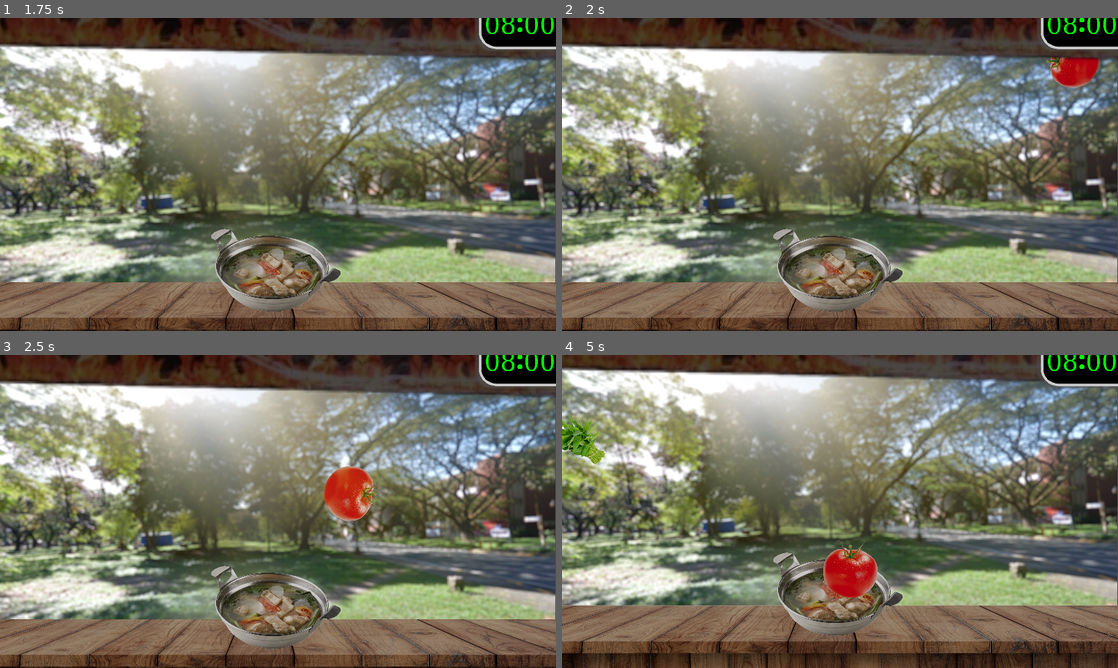
Above: before the commit, frames 1-4 (two rows, left to right).
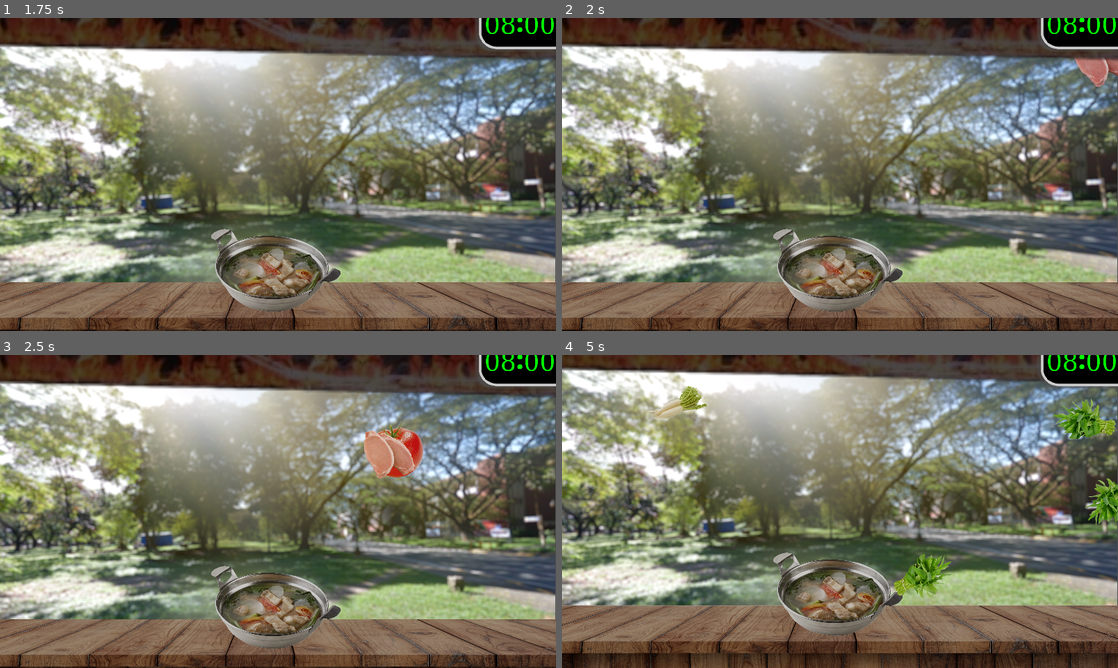
Above: after the commit, the same moments.

Repository: FlamingHerb/develup-chapter-1-quest
Game: Godot game, scene res://scenes/main_menu.tscn
Two runs of this game, one before a commit and one after it. Both use one fixed random seed, a clock stepped at 60 frames per second and the inputs below. The engine's default icon, where the game draws it, is replaced by a stand-in: a white triangle on a blue panel in a dark square. Sound files missing from this copy of the repository are replaced by a short silence.
Inputs (mouse positions are in pixels of both pictures, inside the frame that each line leads up to):
- Up to frame 1 (1.75 s): click "Ambatucook" at 0.5 s; tap Enter at 1.25 s; move the mouse to (400, 158) at 1.27 s; click (400, 158) at 1.42 s; tap Space at 1.52 s
- Up to frame 2 (2 s): no input
- Up to frame 3 (2.5 s): move the mouse to (505, 398) at 2.02 s; click (505, 398) at 2.17 s; tap Space at 2.27 s
- Up to frame 4 (5 s): move the mouse to (1062, 417) at 2.77 s; click (1062, 417) at 2.92 s; move the mouse to (812, 574) at 3.52 s; click (812, 574) at 3.67 s; tap Space at 3.77, 4.52 s; move the mouse to (1006, 558) at 4.27 s; click (1006, 558) at 4.42 s

Frame 1 is identical in both runs. In frame 2, 1.0% of the frame differs, in the area x 86-100%, y 12-23%; in frame 3, 2.6%; in frame 4, 4.3%, in the area x 0-100%, y 9-78%.

Commit message:
feat: core mechanics added

Diff:
--- a/scenes/game_main.tscn
+++ b/scenes/game_main.tscn
@@ -12,6 +12,7 @@
 [ext_resource type="Script" path="res://scripts/screen_tint.gd" id="10_6w0uc"]
 [ext_resource type="Texture2D" uid="uid://stoy8dp481gx" path="res://scripts/daynightcycle-gradient-texture.tres" id="11_5bvha"]
 [ext_resource type="FontFile" uid="uid://7dxyuf2yu41a" path="res://fonts/pipanganan.otf" id="12_gm7aq"]
+[ext_resource type="StyleBox" uid="uid://c41n44aj7nu4l" path="res://scenes/themes/combo_panel.tres" id="12_ir30y"]
 
 [sub_resource type="CapsuleShape2D" id="CapsuleShape2D_goop2"]
 radius = 45.0
@@ -34,20 +35,11 @@
 shader_parameter/seed = 5.0
 
 [sub_resource type="RectangleShape2D" id="RectangleShape2D_35bjr"]
-size = Vector2(1603, 145)
-
-[sub_resource type="StyleBoxFlat" id="StyleBoxFlat_x5hht"]
-bg_color = Color(0.207843, 0.207843, 0.207843, 1)
-corner_radius_bottom_right = 35
+size = Vector2(3068, 145)
 
 [sub_resource type="LabelSettings" id="LabelSettings_nyyn1"]
 font = ExtResource("12_gm7aq")
 font_size = 32
-
-[sub_resource type="LabelSettings" id="LabelSettings_4acwb"]
-font = ExtResource("12_gm7aq")
-font_size = 64
-font_color = Color(1, 1, 0, 1)
 
 [sub_resource type="StyleBoxFlat" id="StyleBoxFlat_aa8wr"]
 bg_color = Color(0, 0, 0, 1)
@@ -76,6 +68,60 @@
 font = ExtResource("12_gm7aq")
 font_size = 52
 font_color = Color(1, 0, 0, 1)
+
+[sub_resource type="Animation" id="Animation_bf6oq"]
+resource_name = "show_combo"
+length = 0.5
+tracks/0/type = "value"
+tracks/0/imported = false
+tracks/0/enabled = true
+tracks/0/path = NodePath("UIStuff/ComboPanel:position")
+tracks/0/interp = 1
+tracks/0/loop_wrap = true
+tracks/0/keys = {
+"times": PackedFloat32Array(0, 0.5),
+"transitions": PackedFloat32Array(0.329877, 1),
+"update": 0,
+"values": [Vector2(-280, 0), Vector2(0, 0)]
+}
+
+[sub_resource type="Animation" id="Animation_v4jiy"]
+length = 0.001
+tracks/0/type = "value"
+tracks/0/imported = false
+tracks/0/enabled = true
+tracks/0/path = NodePath("UIStuff/ComboPanel:position")
+tracks/0/interp = 1
+tracks/0/loop_wrap = true
+tracks/0/keys = {
+"times": PackedFloat32Array(0),
+"transitions": PackedFloat32Array(1),
+"update": 0,
+"values": [Vector2(-280, 0)]
+}
+
+[sub_resource type="Animation" id="Animation_esw2s"]
+resource_name = "hide_combo"
+length = 0.5
+tracks/0/type = "value"
+tracks/0/imported = false
+tracks/0/enabled = true
+tracks/0/path = NodePath("UIStuff/ComboPanel:position")
+tracks/0/interp = 1
+tracks/0/loop_wrap = true
+tracks/0/keys = {
+"times": PackedFloat32Array(0, 0.5),
+"transitions": PackedFloat32Array(0.329877, 1),
+"update": 0,
+"values": [Vector2(0, 0), Vector2(-280, 0)]
+}
+
+[sub_resource type="AnimationLibrary" id="AnimationLibrary_cyq48"]
+_data = {
+"RESET": SubResource("Animation_v4jiy"),
+"hide_combo": SubResource("Animation_esw2s"),
+"show_combo": SubResource("Animation_bf6oq")
+}
 
 [node name="GameMain" type="Node2D"]
 script = ExtResource("1_3ull0")
@@ -148,7 +194,7 @@
 position = Vector2(0, 3)
 
 [node name="Death" type="CollisionShape2D" parent="IngredientDeathZone"]
-position = Vector2(576.5, 847.5)
+position = Vector2(605, 847.5)
 shape = SubResource("RectangleShape2D_35bjr")
 debug_color = Color(0.956871, 0.119971, 0.43239, 0.42)
 
@@ -161,16 +207,15 @@
 [node name="ComboPanel" type="Panel" parent="UIStuff"]
 offset_left = -280.0
 offset_bottom = 64.0
-theme_override_styles/panel = SubResource("StyleBoxFlat_x5hht")
-
-[node name="FlavorTextPerfect" type="Label" parent="UIStuff/ComboPanel"]
+theme_override_styles/panel = ExtResource("12_ir30y")
+
+[node name="FlavorText" type="Label" parent="UIStuff/ComboPanel"]
 layout_mode = 0
 offset_left = 118.0
 offset_top = 7.0
 offset_right = 277.0
 offset_bottom = 66.0
-text = "PERFECT
-COMBOS"
+text = "COMBOS"
 label_settings = SubResource("LabelSettings_nyyn1")
 vertical_alignment = 1
 
@@ -180,8 +225,11 @@
 offset_top = -16.0
 offset_right = 113.0
 offset_bottom = 70.0
-text = "400"
-label_settings = SubResource("LabelSettings_4acwb")
+theme_override_colors/font_color = Color(0.658824, 0.658824, 0.658824, 1)
+theme_override_fonts/font = ExtResource("12_gm7aq")
+theme_override_font_sizes/font_size = 64
+text = "0
+"
 horizontal_alignment = 1
 
 [node name="TimePanel" type="Panel" parent="UIStuff"]
@@ -231,5 +279,17 @@
 text = "LUNCH TIME"
 label_settings = SubResource("LabelSettings_a06cu")
 
+[node name="Timer" type="Timer" parent="."]
+autostart = true
+
+[node name="StartOfGameTimer" type="Timer" parent="."]
+wait_time = 10.0
+
+[node name="AnimationPlayer" type="AnimationPlayer" parent="."]
+libraries = {
+"": SubResource("AnimationLibrary_cyq48")
+}
+
 [connection signal="body_entered" from="SinigangPhysicsBody" to="." method="_on_sinigang_physics_body_body_entered"]
 [connection signal="body_entered" from="IngredientDeathZone" to="." method="_on_ingredient_death_zone_body_entered"]
+[connection signal="timeout" from="Timer" to="." method="_on_timer_timeout"]
--- a/scenes/game_main/item_base.tscn
+++ b/scenes/game_main/item_base.tscn
@@ -4,9 +4,10 @@
 [ext_resource type="Texture2D" uid="uid://d01n4yb18q3yq" path="res://icon.svg" id="2_mhsqi"]
 
 [sub_resource type="CircleShape2D" id="CircleShape2D_7x3gb"]
+resource_local_to_scene = true
 
 [sub_resource type="CircleShape2D" id="CircleShape2D_if1u6"]
-radius = 67.0671
+radius = 75.0
 
 [node name="ItemBase" type="RigidBody2D"]
 script = ExtResource("1_u5cyj")
@@ -15,7 +16,7 @@
 scale = Vector2(0.5, 0.5)
 texture = ExtResource("2_mhsqi")
 
-[node name="CollisionShape2D" type="CollisionShape2D" parent="."]
+[node name="ActualHitbox" type="CollisionShape2D" parent="."]
 shape = SubResource("CircleShape2D_7x3gb")
 debug_color = Color(0.971267, 0, 0.449118, 0.42)
 
--- /dev/null
+++ b/scenes/themes/combo_panel.tres
@@ -0,0 +1,5 @@
+[gd_resource type="StyleBoxFlat" format=3 uid="uid://c41n44aj7nu4l"]
+
+[resource]
+bg_color = Color(0.207843, 0.207843, 0.207843, 1)
+corner_radius_bottom_right = 35
--- a/scripts/game_main.gd
+++ b/scripts/game_main.gd
@@ -1,8 +1,15 @@
 extends Node2D
+
+enum ComboEvent {SCORE, FALLEN, SINIDROP}
 
 @onready var projectile_group = $ProjectileGrouping
 @onready var current_time_label = $UIStuff/TimePanel/CurrentTime
 @onready var screen_tint = $ScreenTint
+@onready var animation_player = $AnimationPlayer
+
+@onready var flavor_text = $UIStuff/ComboPanel/FlavorText
+@onready var combo_count_text = $UIStuff/ComboPanel/ComboLabel
+@onready var combo_panel = $UIStuff/ComboPanel
 
 enum StartingPosition {LEFT, RIGHT}
 enum ItemType {ITEM, ENEMY}
@@ -14,6 +21,18 @@
 const min_per_hour = 60
 const game_to_irl_min = (2 * PI) / 1440
 
+# Changing stuff in the game
+var current_combo_count: int = 0
+var longest_combo_count: int = 0
+var sinigang_drops: int = 0
+var fallen_items: int = 0
+
+
+const up_maroon_color = 	Color8(123, 17, 19, 255)
+const up_green_color = 		Color8(1, 68, 33, 255)
+const up_yellow_color = 	Color8(243, 170, 44, 255)
+const default_panel_color = Color8(53, 53, 53, 255)
+const default_combo_color = Color8(168, 168, 168, 255)
 
 #===============================================================================
 # Engine Signature/Signals functions
@@ -60,6 +79,9 @@
 ## If an ingredient falls.
 func _on_ingredient_death_zone_body_entered(body: Node2D) -> void:
 	## TODO: Deduct points
+	fallen_items += 1
+	_change_combo_count(ComboEvent.FALLEN)
+
 	print("And it all fell wth.")
 	body.queue_free()
 
@@ -67,9 +89,12 @@
 ## body is item_base.gd
 func _on_sinigang_physics_body_body_entered(body: Node2D) -> void:
 	if body.is_ingredient_cut:
-		## TODO: Add scoring here.
-		pass
+		_change_combo_count(ComboEvent.SCORE)
+
 	else:
+		sinigang_drops += 1
+		_change_combo_count(ComboEvent.SINIDROP)
+
 		print("Did not cut it.")
 
 	body.queue_free()
@@ -91,3 +116,53 @@
 		text_min = str(minutes)
 
 	current_time_label.text = text_hour + ":" + text_min
+
+func _change_combo_count(combo_type: ComboEvent):
+	match combo_type:
+		ComboEvent.SCORE:
+			if current_combo_count == 0:
+				animation_player.play("show_combo")
+			current_combo_count += 1
+
+		ComboEvent.FALLEN:
+			if current_combo_count > 0:
+				animation_player.play("hide_combo")
+			current_combo_count = 0
+
+		ComboEvent.SINIDROP:
+			if current_combo_count > 0:
+				animation_player.play("hide_combo")
+			current_combo_count = 0
+
+	# Change flavor text
+	if current_combo_count == 1 or current_combo_count == 0:
+		flavor_text.text = "COMBO"
+	else:
+		flavor_text.text = "COMBOS"
+
+	# Set style of color box again.
+	var style_box = load("res://scenes/themes/combo_panel.tres")
+
+
+	# Change combo panel and text layout
+	if current_combo_count == 0:
+		combo_count_text.add_theme_color_override("font_color", default_combo_color)
+		style_box.set("bg_color", default_panel_color)
+
+	elif current_combo_count > 0 and current_combo_count <= 50:
+		combo_count_text.add_theme_color_override("font_color", default_combo_color.lerp(up_yellow_color, float(current_combo_count)/30))
+		style_box.set("bg_color", default_panel_color.lerp(up_green_color, float(current_combo_count)/30))
+
+	elif current_combo_count > 50 and current_combo_count <= 100:
+		#combo_count_text.add_theme_color_override("font_color", up_yellow_color.lerp(up_green_color, float(current_combo_count - 50)/50))
+		style_box.set("bg_color", up_green_color.lerp(up_maroon_color, float(current_combo_count - 50)/50))
+
+	print(combo_count_text.get_theme_color("font_color"))
+
+	combo_panel.add_theme_stylebox_override("panel", style_box)
+
+	# Finally, change count.
+	combo_count_text.text = str(current_combo_count)
+
+func _on_timer_timeout() -> void:
+	_new_item_spawn()
--- a/scripts/game_main/item_base.gd
+++ b/scripts/game_main/item_base.gd
@@ -31,6 +31,7 @@
 
 @onready var item_sprite = $ItemSprite
 @onready var mouse_collision = $Area2D/CollisionShape2D
+@onready var actual_hitbox = $ActualHitbox
 
 @onready var target_pos = Vector2(602, 570)
 
@@ -57,6 +58,7 @@
 	# Ingredient is indeed cut.
 	if event is InputEventMouseButton and event.pressed and event.button_index == MOUSE_BUTTON_LEFT:
 		is_ingredient_cut = true
+		actual_hitbox.shape.radius = 50
 		_change_ingredient()
 
 #===============================================================================
@@ -67,11 +69,11 @@
 func _calculate_linear_velocity() -> void:
 	# First, classify what kind of throw that is valid for this specific item
 	if (position.y >= -100 && position.y <= 400):
-		time_in_air = randi_range(1, 1.2)
+		time_in_air = randf_range(1, 1.2)
 	if (position.y > 400 && position.y <= 600):
-		time_in_air = randi_range(1.5, 2)
+		time_in_air = randf_range(1.5, 2)
 	if (position.y > 600 && position.y <= 700):
-		time_in_air = randi_range(1.7, 2.4)
+		time_in_air = randf_range(1.7, 2.4)
 
 	linear_velocity.x = (target_pos.x - position.x) / time_in_air
 	linear_velocity.y = ((target_pos.y - position.y) - ((960 * (time_in_air ** 2)) / 2)) / time_in_air
Not shown: 1 places in scenes/game_main.tscn that only renumber resources
